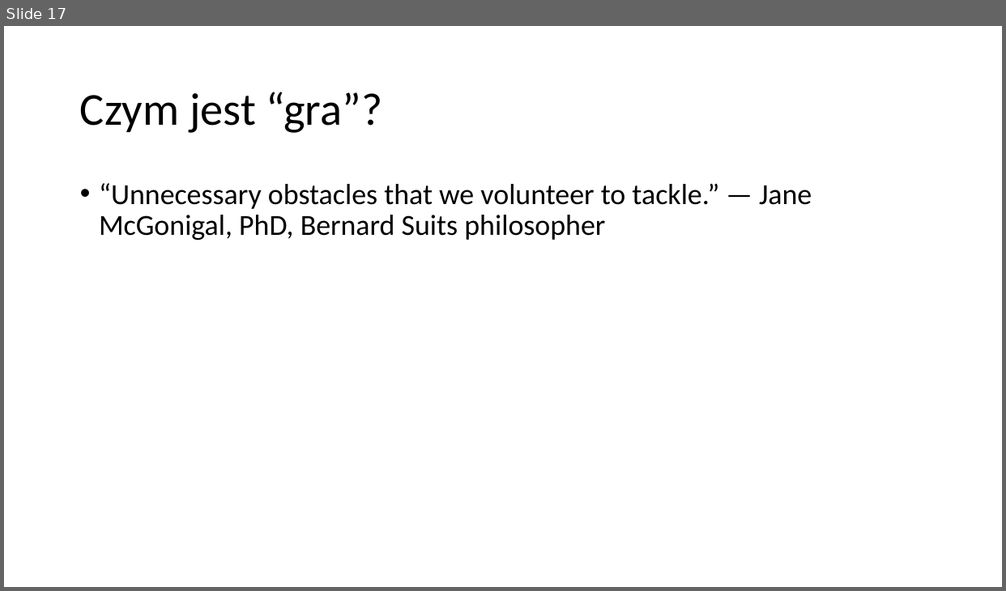
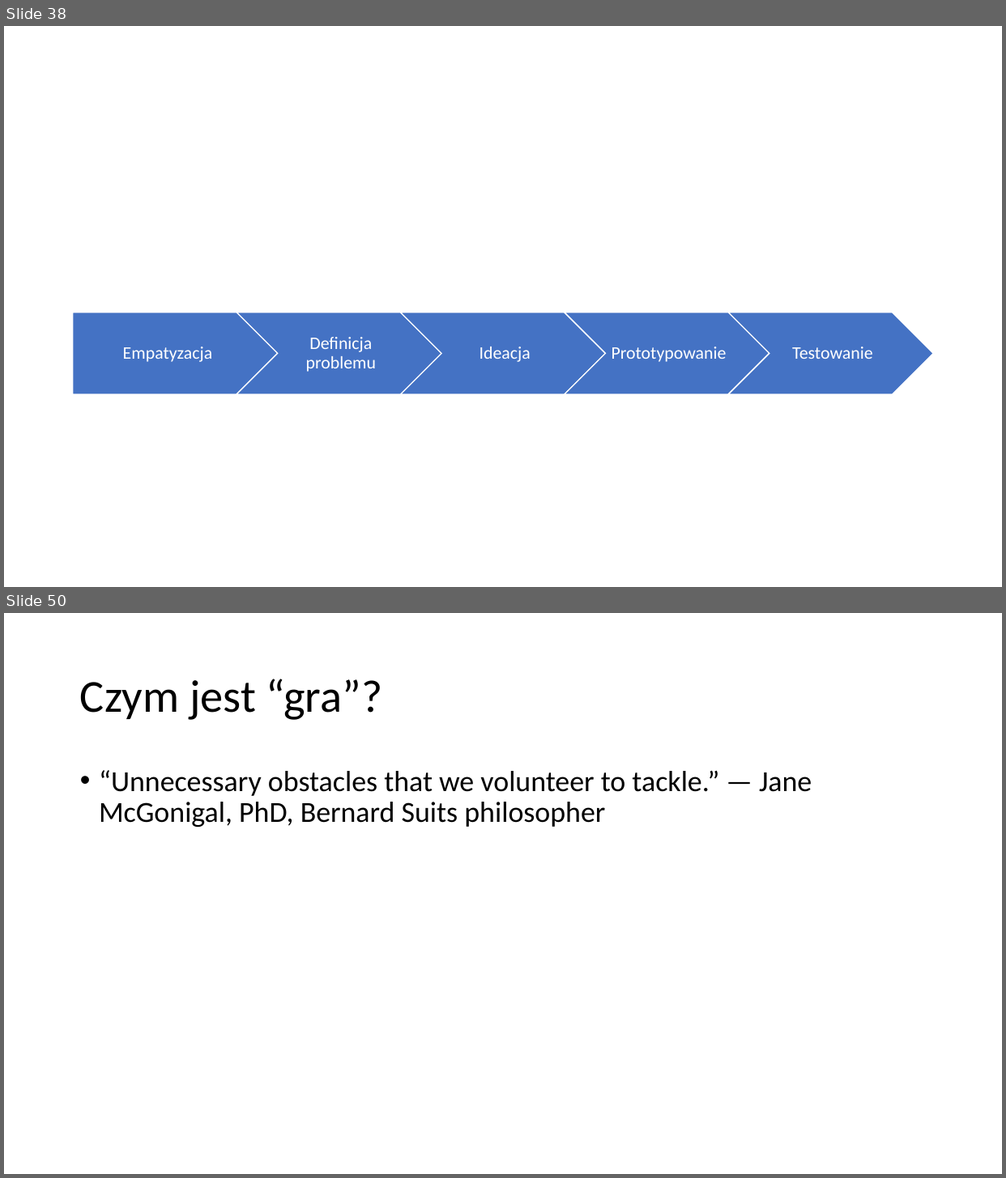
Before and after one commit to Jblew/mece-motivation-workshops, a slide deck: prezentacja-v1.pptx. Shown one above the other, each under a label of ours: slide 17 before the commit, slides 38 and 50 after it; the slides between them are not shown. The pictures are 1006x591 and 1006x1178 pixels, drawn with LibreOffice and Linux fonts; fonts in the diff are those of the drawing. Boxes give left, top, right and bottom in pixels: in the first picture for what was removed or moved away, otherwise in the second. Text is boxed around its words. In the diff, an @@ line names an element or a change of style, - is before the commit and + after.

```diff
--- a/prezentacja-v1.pptx
+++ b/prezentacja-v1.pptx
@@ slide 38 added at [4, 26, 1002, 587], background #FFFFFF @@
@@ group added at [73, 313, 934, 395]: 5 texts, 4 chevrons, 1 pentagon arrow @@
+Empatyzacja
+Definicja problemu
+Ideacja
+Prototypowanie
+Testowanie
@@ what was slide 17 is now slide 50 @@
```
Also in this commit, not shown: 1 slide changed, 32 other slides added, 3 other files.
